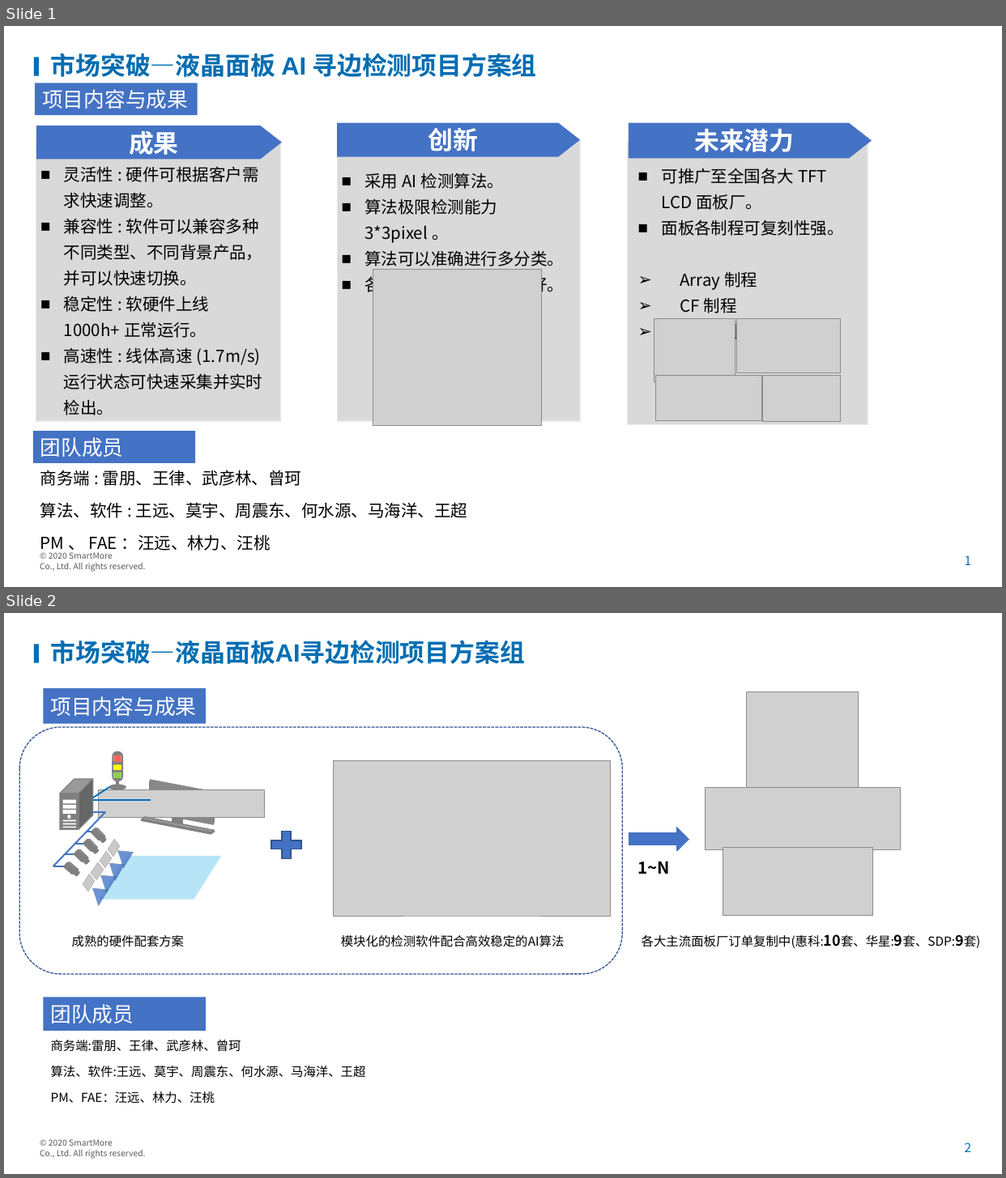
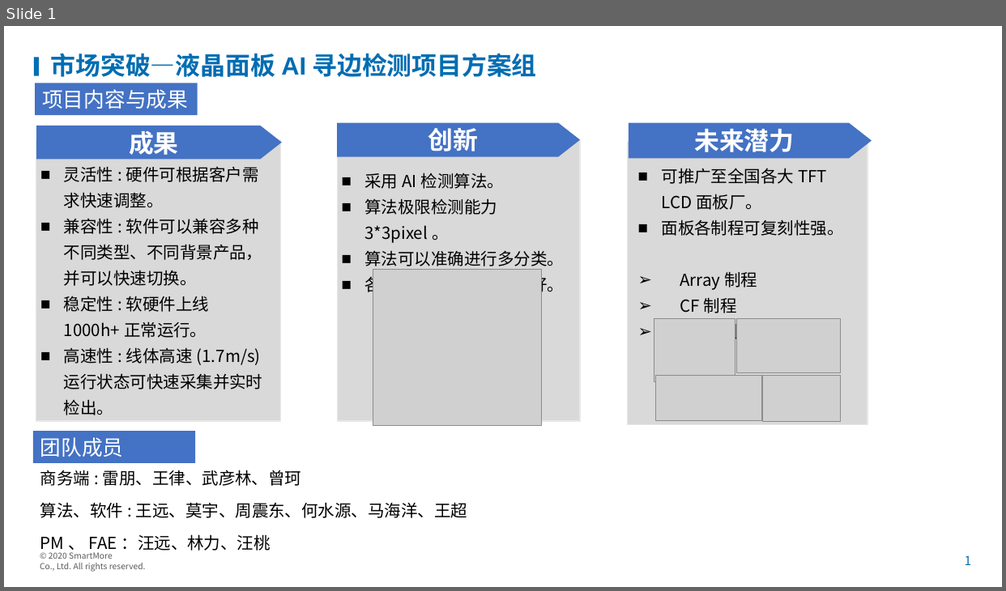
Before and after one commit to wanglvhh/Solution_2021, a slide deck: 2021/03/惠科彩虹面板玻璃检测/液晶面板AI寻边检测项目方案组(第二版).pptx. Shown one above the other, each under a label of ours: slides 1 and 2 before the commit, slide 1 after it. The pictures are 1006x1178 and 1006x591 pixels, drawn with LibreOffice and Linux fonts; fonts in the diff are those of the drawing; grey boxes stand for pictures; background and template pictures are left out. Boxes give left, top, right and bottom in pixels: in the first picture for what was removed or moved away, otherwise in the second. Text is boxed around its words. In the diff, an @@ line names an element or a change of style, - is before the commit and + after.

```diff
--- a/2021/03/惠科彩虹面板玻璃检测/液晶面板AI寻边检测项目方案组(第二版).pptx
+++ b/2021/03/惠科彩虹面板玻璃检测/液晶面板AI寻边检测项目方案组(第二版).pptx
@@ slide 2 removed at bbox=[4, 613, 1002, 1174], background picture (left out); not listed: 3 template elements that a slide beside it also shows @@
@@ title removed at bbox=[51, 640, 525, 664] @@
-市场突破—液晶面板AI寻边检测项目方案组
@@ rectangle removed at bbox=[43, 688, 206, 724] @@
-项目内容与成果
@@ picture removed at bbox=[747, 692, 859, 804] @@
@@ rounded rectangle removed at bbox=[19, 727, 622, 974] @@
@@ picture removed at bbox=[334, 760, 611, 916] @@
@@ picture removed at bbox=[705, 787, 900, 850] @@
@@ plus sign removed at bbox=[266, 826, 307, 864] @@
@@ right arrow removed at bbox=[629, 827, 689, 851] @@
@@ group removed at bbox=[53, 752, 275, 906]: 14 rectangles, 11 cubes, 8 lines, 4 cylinders, 4 triangles, 2 ellipses, 1 picture, 1 rounded rectangle, 1 parallelogram @@
@@ picture removed at bbox=[722, 847, 873, 915] @@
@@ text removed at bbox=[638, 861, 670, 874] @@
-1~N
@@ text removed at bbox=[72, 935, 184, 948] @@
-成熟的硬件配套方案
@@ text removed at bbox=[341, 935, 565, 948] @@
-模块化的检测软件配合高效稳定的AI算法
@@ text removed at bbox=[641, 935, 956, 948] @@
-各大主流面板厂订单复制中(惠科:10套、华星:9套、SDP:9套)
@@ rectangle removed at bbox=[43, 997, 206, 1031] @@
-团队成员
@@ text removed at bbox=[51, 1040, 366, 1104] @@
-商务端:雷朋、王律、武彦林、曾珂
-算法、软件:王远、莫宇、周震东、何水源、马海洋、王超
-PM、FAE：汪远、林力、汪桃
```
Also in this commit, not shown: 3 other files.
